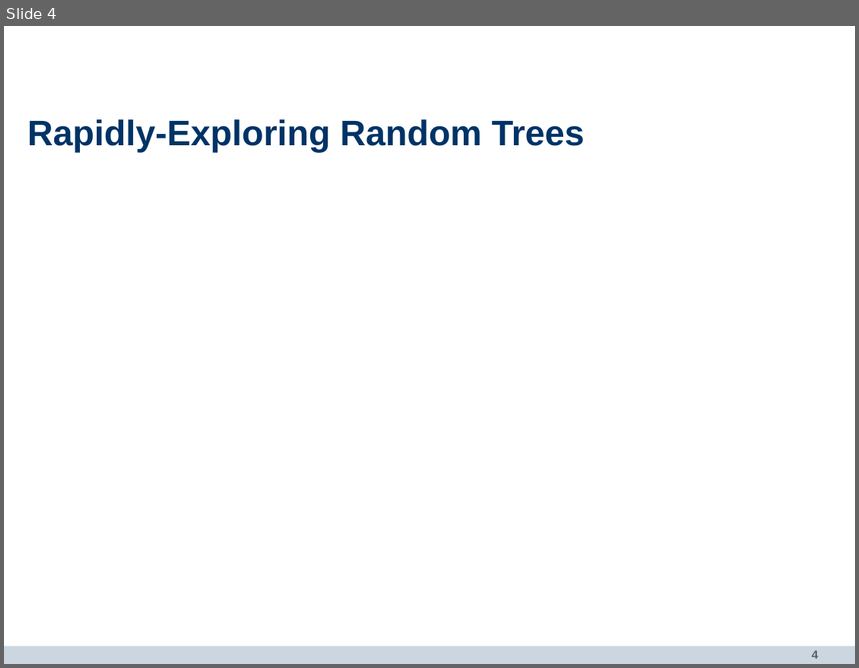
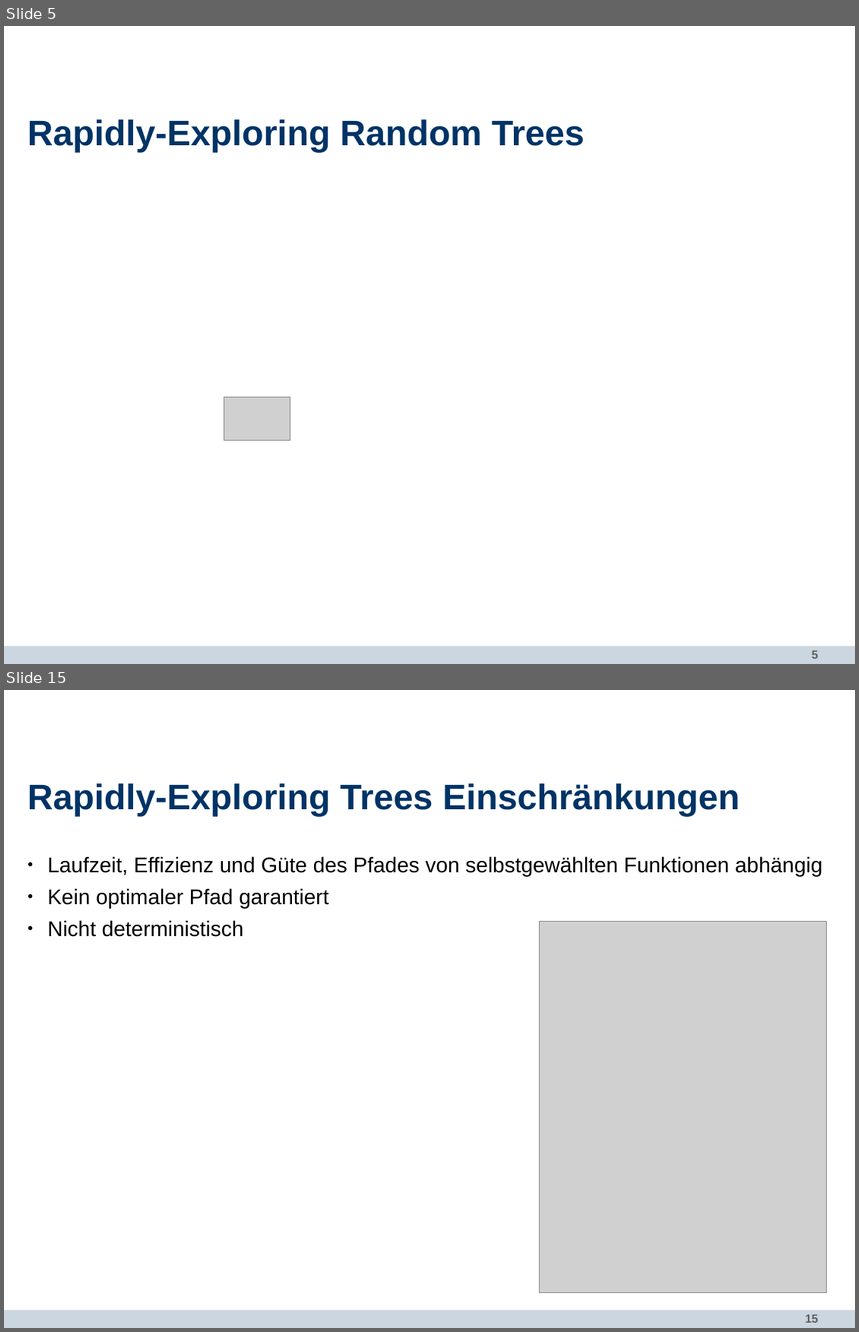
Before and after one commit to bernd96/Bachelorarbeit, a slide deck: Verteidigung/RRT_STAR_Presentation.odp. Shown one above the other, each under a label of ours: slide 4 before the commit, slides 5 and 15 after it; the slides between them are not shown. The pictures are 859x668 and 859x1332 pixels, drawn with LibreOffice and Linux fonts; fonts in the diff are those of the drawing; grey boxes stand for pictures; background and template pictures are left out. Boxes give left, top, right and bottom in pixels: in the first picture for what was removed or moved away, otherwise in the second. Text is boxed around its words. In the diff, an @@ line names an element or a change of style, - is before the commit and + after.

```diff
--- a/Verteidigung/RRT_STAR_Presentation.odp
+++ b/Verteidigung/RRT_STAR_Presentation.odp
@@ slide 15 added at (4,690,855,1328), background #FFFFFF; not listed: 2 template elements that a slide beside it also shows @@
@@ title added at (28,783,740,816), 30 pt, text #003366, bold @@
+Rapidly-Exploring Trees Einschränkungen
@@ text added at (47,856,823,937), 18 pt, text #000000 @@
+● Laufzeit, Effizienz und Güte des Pfades von selbstgewählten Funktionen abhängig
+● Kein optimaler Pfad garantiert
+● Nicht deterministisch
@@ picture added at (539,922,827,1293) @@
@@ what was slide 4 is now slide 5 @@
@@ slide 5 changed as well @@
@@ picture added at (224,397,290,440) @@
@@ page number at (812,651,819,659): text changed @@
-4
+5
```
Also in this commit, not shown: 33 other slides added, 27 slides removed, 24 other files.
